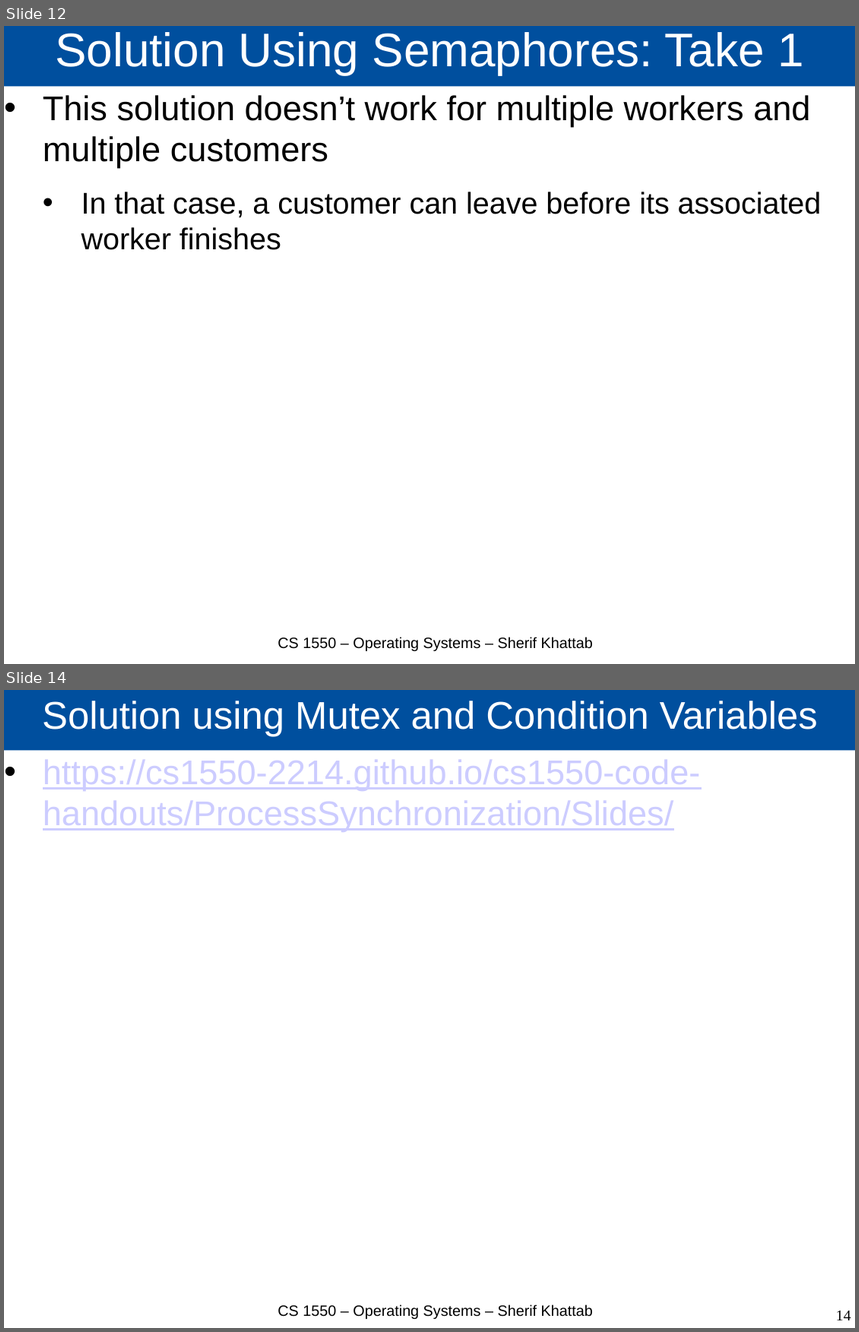
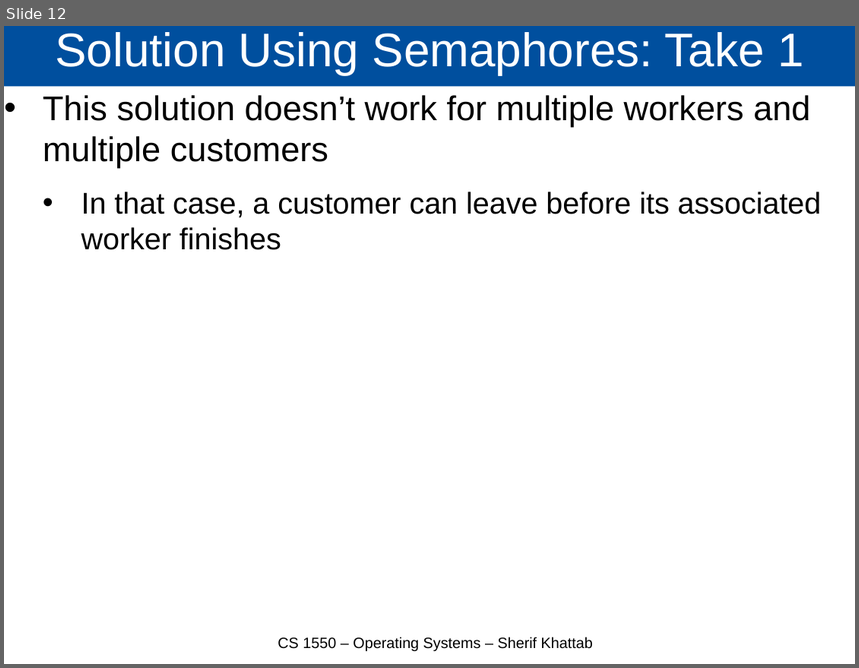
Before and after one commit to cs1550-2244/cs1550-code-handouts, a slide deck: DraftSlides/Lecture10.pptx. Shown one above the other, each under a label of ours: slides 12 and 14 before the commit, slide 12 after it; the slides between them are not shown. The pictures are 859x1332 and 859x668 pixels, drawn with LibreOffice and Linux fonts; fonts in the diff are those of the drawing. Boxes give left, top, right and bottom in pixels: in the first picture for what was removed or moved away, otherwise in the second. Text is boxed around its words. In the diff, an @@ line names an element or a change of style, - is before the commit and + after.

```diff
--- a/DraftSlides/Lecture10.pptx
+++ b/DraftSlides/Lecture10.pptx
@@ slide 14 removed at <box>4,690,855,1328</box>, background #FFFFFF @@
@@ title removed at <box>4,690,855,751</box> @@
-Solution using Mutex and Condition Variables
@@ text removed at <box>43,760,701,832</box> @@
-• https://cs1550-2214.github.io/cs1550-code-handouts/ProcessSynchronization/Slides/
@@ text removed at <box>278,1305,593,1319</box> @@
-CS 1550 – Operating Systems – Sherif Khattab
@@ page number removed at <box>836,1311,851,1321</box> @@
-14
```
Also in this commit, not shown: 11 other slides removed, 2 other files.
